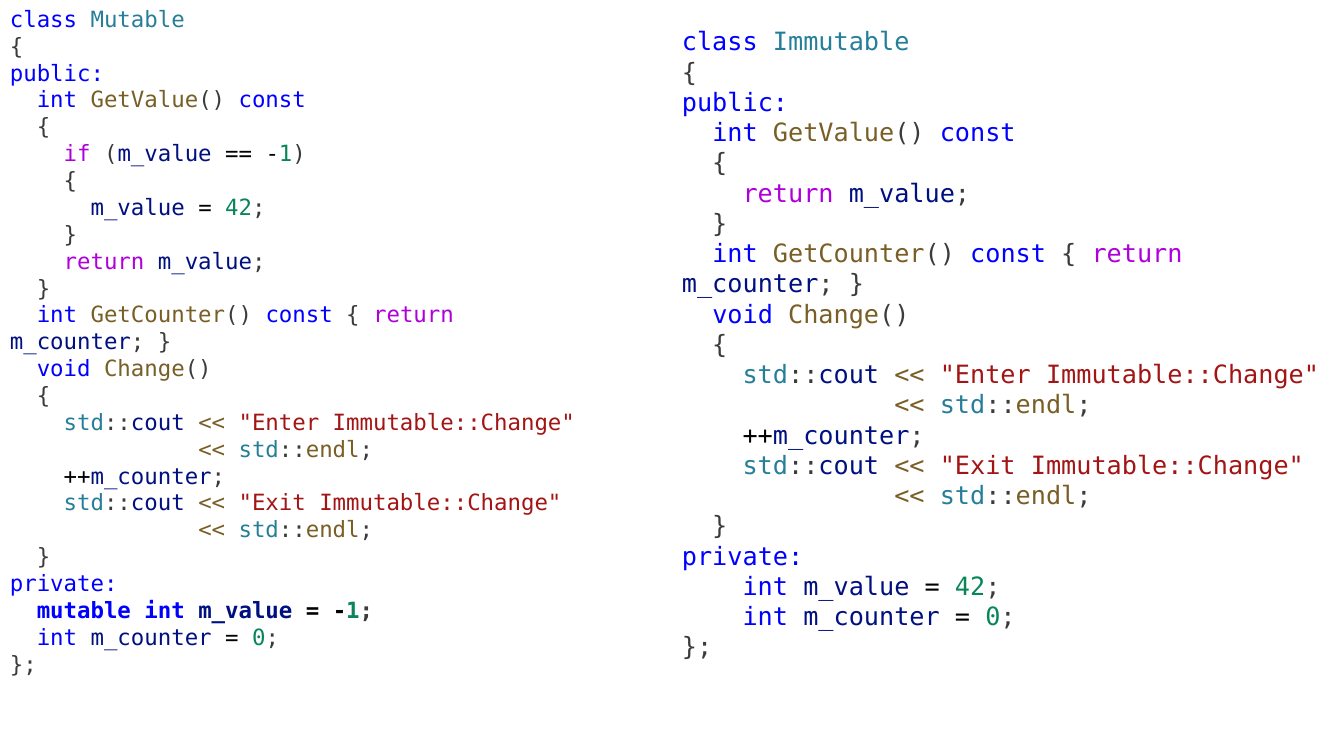
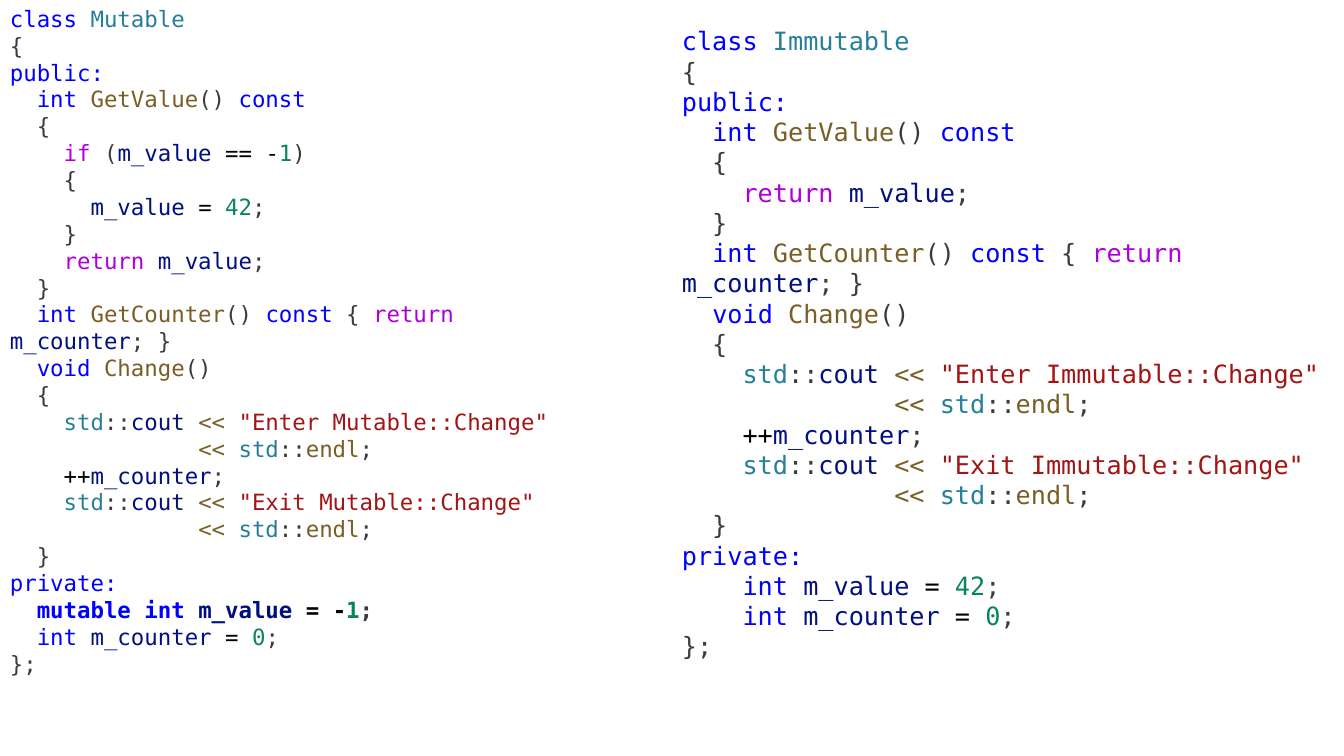
Before and after one commit to alexey-malov/oop, a slide deck: slide 37 of lectures/02/Основы ООП.pptx. Drawn at 1344x756 pixels with LibreOffice and Linux fonts; fonts in the diff are those of the drawing. Boxes give left, top, right and bottom in pixels: in the first picture for what was removed or moved away, otherwise in the second. Text is boxed around its words. In the diff, an @@ line names an element or a change of style, - is before the commit and + after.

```diff
--- a/lectures/02/Основы ООП.pptx
+++ b/lectures/02/Основы ООП.pptx
@@ text at (x1=64, y1=413, x2=548, y2=435): text changed @@
-std::cout << "Enter Immutable::Change"
+std::cout << "Enter Mutable::Change"
@@ text at (x1=64, y1=493, x2=534, y2=515): text changed @@
-std::cout << "Exit Immutable::Change"
+std::cout << "Exit Mutable::Change"
```
Also in this commit, not shown: 3 other slides changed.
